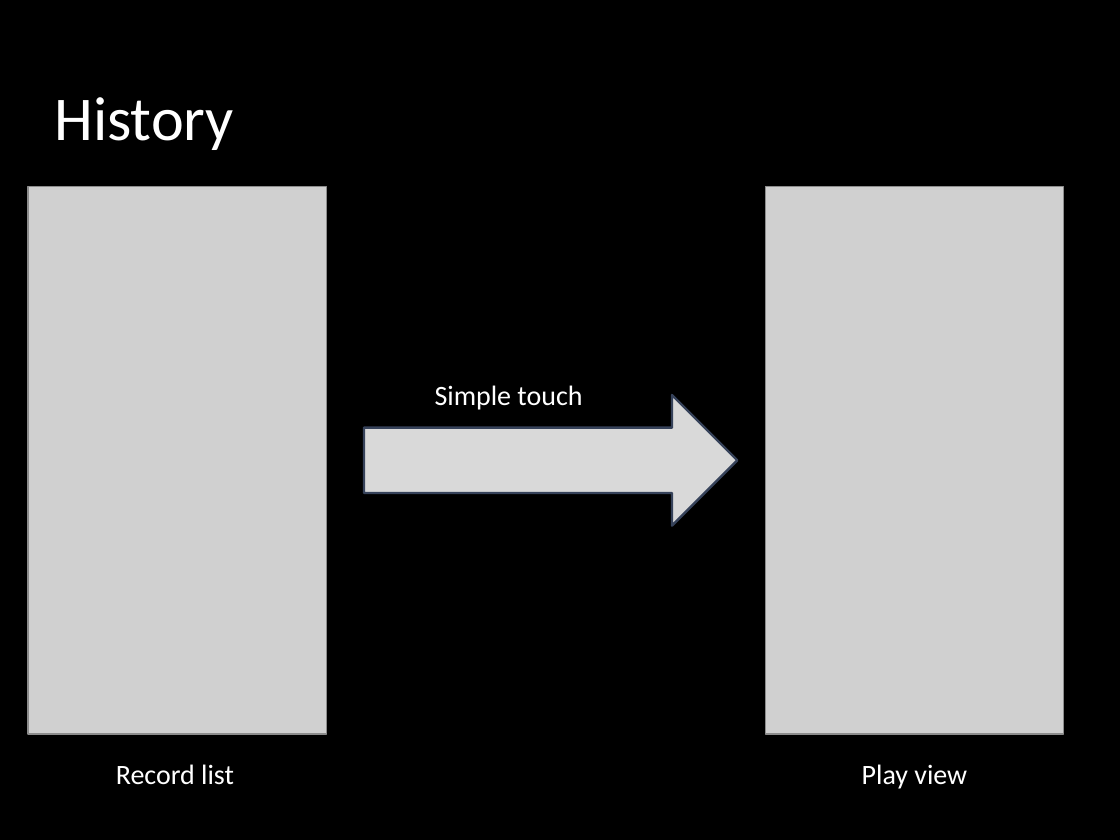
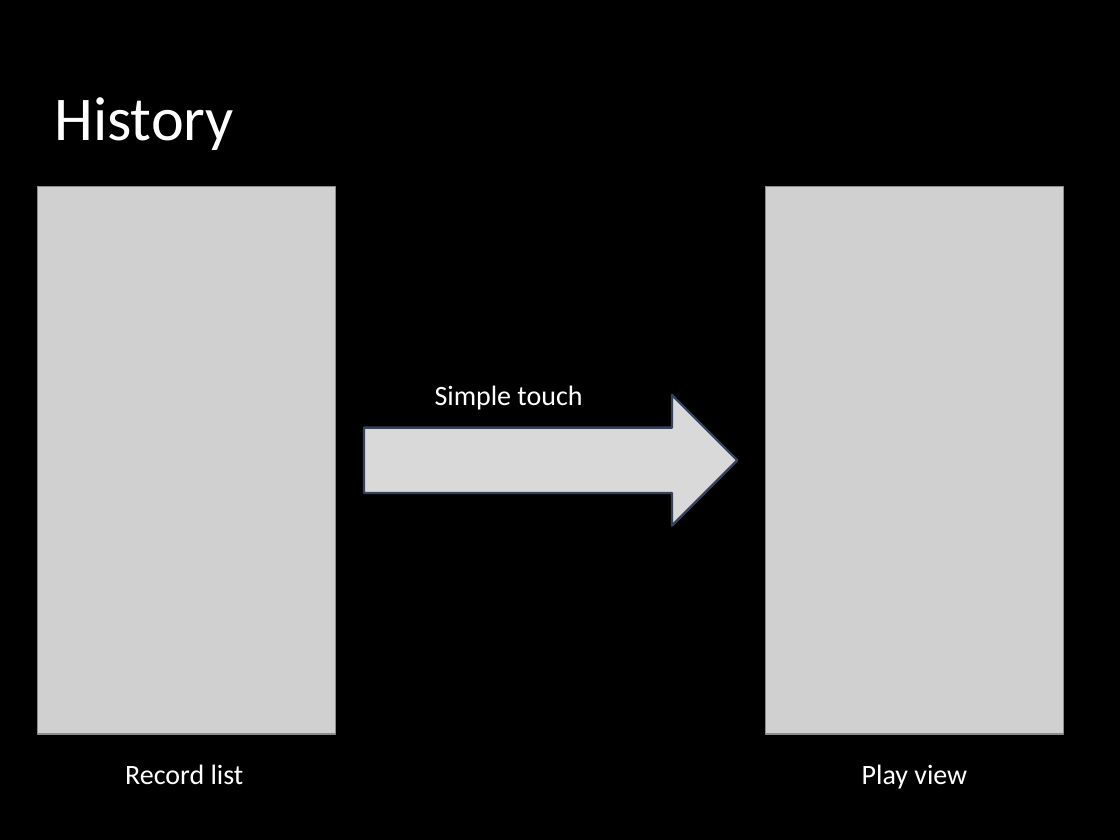
Before and after one commit to vayan/voicebox, a slide deck: slide 6 of Docs/VoiceBox_final_presentation.pptx. Drawn at 1120x840 pixels with LibreOffice and Linux fonts; fonts in the diff are those of the drawing; grey boxes stand for pictures; background and template pictures are left out. Boxes give left, top, right and bottom in pixels: in the first picture for what was removed or moved away, otherwise in the second. Text is boxed around its words. In the diff, an @@ line names an element or a change of style, - is before the commit and + after.

```diff
--- a/Docs/VoiceBox_final_presentation.pptx
+++ b/Docs/VoiceBox_final_presentation.pptx
@@ picture: place and size @@
-picture at bbox=[28, 187, 326, 735]
+picture at bbox=[37, 187, 335, 735]
@@ text "Record list": place and size @@
-text "Record list" at bbox=[116, 764, 234, 785]
+text "Record list" at bbox=[125, 764, 244, 785]
```
Also in this commit, not shown: 4 other slides changed, 4 other files.
